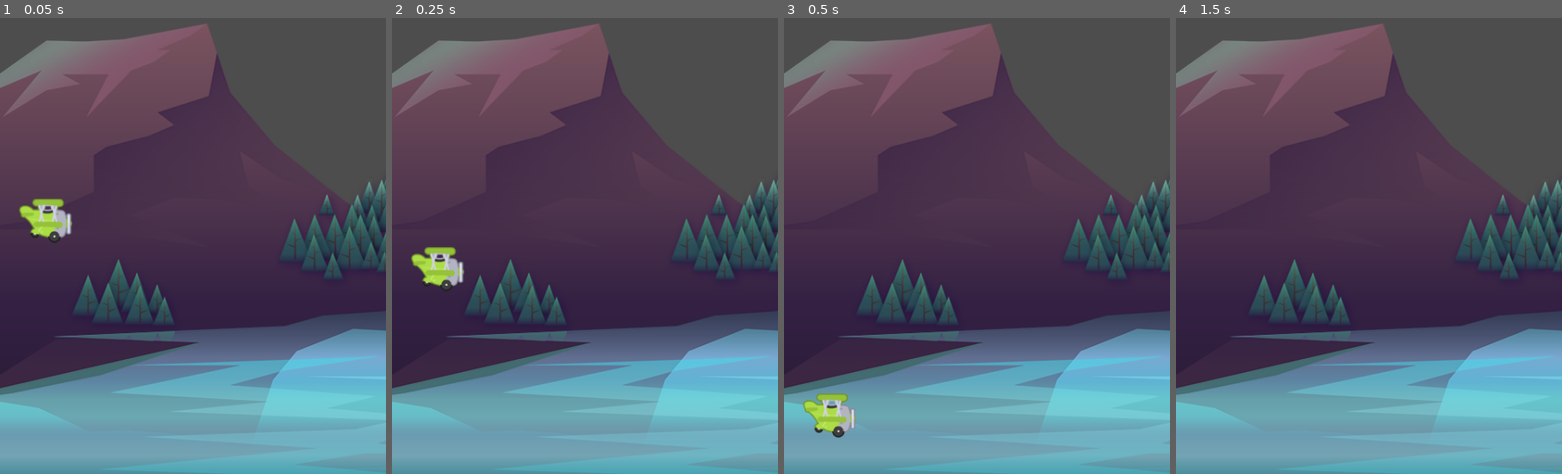
Above: before the commit, frames 1-4 (left to right).
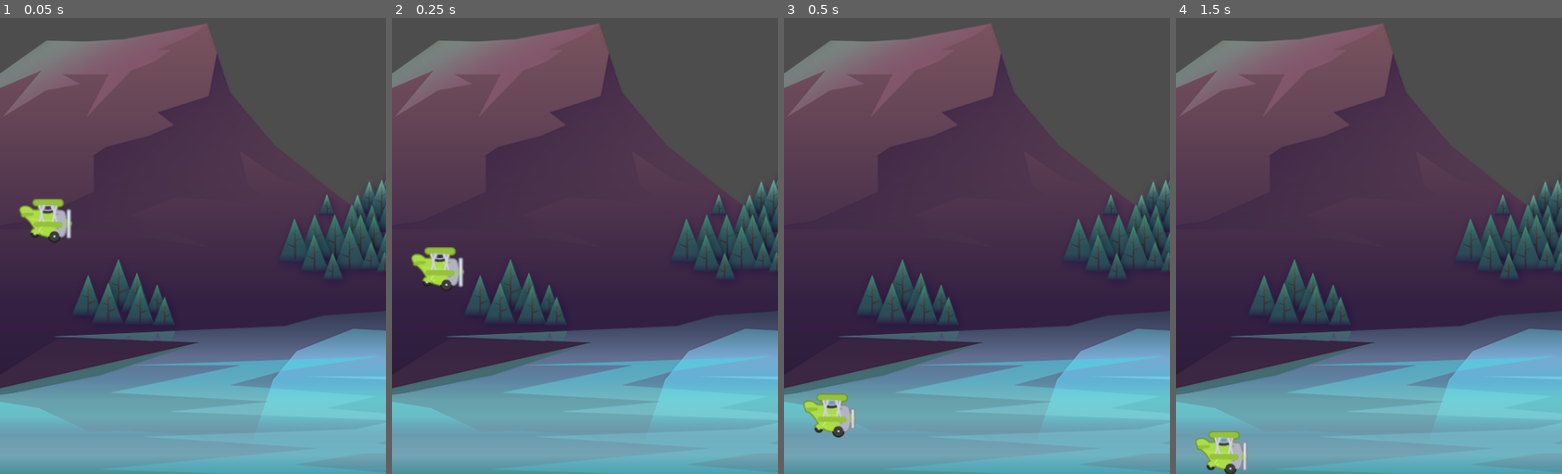
Above: after the commit, the same moments.

Repository: dweckerly/Tappy
Game: Godot game, scene res://game/game.tscn
Same seed, same stepped clock (60 frames per second), same inputs: the game is played once before the commit and once after it.
Inputs:
- Up to frame 1 (0.05 s): no input
- Up to frame 2 (0.25 s): no input
- Up to frame 3 (0.5 s): no input
- Up to frame 4 (1.5 s): tap Space (fly) at 0.6, 1.35 s; tap Enter at 1.25 s

The runs differ from the first frame. In frame 1, less than 0.1% of the frame differs, in the area x 17-19%, y 41-49%; in frame 2, less than 0.1%; in frame 3, nothing differs; in frame 4, 0.9%, in the area x 4-19%, y 90-100%.

Commit message:
pipes with lasers scene

Diff:
--- a/game/game.tscn
+++ b/game/game.tscn
@@ -1,7 +1,10 @@
-[gd_scene load_steps=3 format=3 uid="uid://byv4sthe0r5lj"]
+[gd_scene load_steps=4 format=3 uid="uid://byv4sthe0r5lj"]
 
 [ext_resource type="Texture2D" uid="uid://bhwhdug2b4urc" path="res://assets/background/rocks_2.png" id="1_nr8l5"]
 [ext_resource type="PackedScene" uid="uid://b4budkofojoc" path="res://plane_cb/plane_cb.tscn" id="2_ebdkr"]
+
+[sub_resource type="RectangleShape2D" id="RectangleShape2D_ym0qs"]
+size = Vector2(498, 20)
 
 [node name="Game" type="Node2D"]
 
@@ -11,3 +14,10 @@
 
 [node name="PlaneCB" parent="." instance=ExtResource("2_ebdkr")]
 position = Vector2(57, 536)
+
+[node name="Ground" type="StaticBody2D" parent="."]
+position = Vector2(0, 866)
+
+[node name="CollisionShape2D" type="CollisionShape2D" parent="Ground"]
+position = Vector2(239, 0)
+shape = SubResource("RectangleShape2D_ym0qs")
--- /dev/null
+++ b/laser/laser.tscn
@@ -0,0 +1,16 @@
+[gd_scene load_steps=3 format=3 uid="uid://s20uq2t18b8c"]
+
+[ext_resource type="Texture2D" uid="uid://uad4doyq8ust" path="res://assets/pipes/laser2.png" id="1_q0ssr"]
+
+[sub_resource type="RectangleShape2D" id="RectangleShape2D_to043"]
+size = Vector2(8, 193)
+
+[node name="Laser" type="Area2D"]
+
+[node name="Sprite2D" type="Sprite2D" parent="."]
+scale = Vector2(1, 8)
+texture = ExtResource("1_q0ssr")
+
+[node name="CollisionShape2D" type="CollisionShape2D" parent="."]
+position = Vector2(42, 0)
+shape = SubResource("RectangleShape2D_to043")
--- /dev/null
+++ b/pipe/pipe.tscn
@@ -0,0 +1,17 @@
+[gd_scene load_steps=3 format=3 uid="uid://b6eolh3y28f2g"]
+
+[ext_resource type="Texture2D" uid="uid://bo4mbkjhooksj" path="res://assets/pipes/pipe.png" id="1_mjiua"]
+
+[sub_resource type="RectangleShape2D" id="RectangleShape2D_xyci7"]
+size = Vector2(71, 599)
+
+[node name="Pipe" type="Area2D"]
+
+[node name="Sprite2D" type="Sprite2D" parent="."]
+texture = ExtResource("1_mjiua")
+centered = false
+offset = Vector2(-35, 0)
+
+[node name="CollisionShape2D" type="CollisionShape2D" parent="."]
+position = Vector2(-0.5, 330.5)
+shape = SubResource("RectangleShape2D_xyci7")
--- /dev/null
+++ b/pipes/pipes.tscn
@@ -0,0 +1,15 @@
+[gd_scene load_steps=3 format=3 uid="uid://dlqoo8srl32l3"]
+
+[ext_resource type="PackedScene" uid="uid://s20uq2t18b8c" path="res://laser/laser.tscn" id="1_wa406"]
+[ext_resource type="PackedScene" uid="uid://b6eolh3y28f2g" path="res://pipe/pipe.tscn" id="2_t6q3k"]
+
+[node name="Pipes" type="Node2D"]
+
+[node name="Laser" parent="." instance=ExtResource("1_wa406")]
+
+[node name="Upper" parent="." instance=ExtResource("2_t6q3k")]
+position = Vector2(0, -80)
+rotation = 3.14159
+
+[node name="Lower" parent="." instance=ExtResource("2_t6q3k")]
+position = Vector2(0, 80)
--- a/plane_cb/plane_cb.gd
+++ b/plane_cb/plane_cb.gd
@@ -1,14 +1,26 @@
 extends CharacterBody2D
+
+@onready var animation_player = $AnimationPlayer
+@onready var animated_sprite = $AnimatedSprite2D
 
 const GRAVITY: float = 1900.0
 const POWER: float = -400.0
 
-# Called when the node enters the scene tree for the first time.
 func _ready():
 	pass # Replace with function body.
 
 func _physics_process(delta):
 	velocity.y += GRAVITY * delta
+	fly()
+	move_and_slide()
+	if is_on_floor():
+		die()
+
+func fly() -> void:
 	if Input.is_action_just_pressed("fly"):
 		velocity.y = POWER
-	move_and_slide()
+		animation_player.play("fly")
+
+func die() -> void:
+	animated_sprite.stop()
+	set_physics_process(false)
--- a/plane_cb/plane_cb.tscn
+++ b/plane_cb/plane_cb.tscn
@@ -35,6 +35,27 @@
 [sub_resource type="CircleShape2D" id="CircleShape2D_52a6h"]
 radius = 28.0
 
+[sub_resource type="Animation" id="Animation_s4q1g"]
+resource_name = "fly"
+length = 0.3
+tracks/0/type = "value"
+tracks/0/imported = false
+tracks/0/enabled = true
+tracks/0/path = NodePath("AnimatedSprite2D:rotation")
+tracks/0/interp = 1
+tracks/0/loop_wrap = true
+tracks/0/keys = {
+"times": PackedFloat32Array(0, 0.1, 0.3),
+"transitions": PackedFloat32Array(1, 1, 1),
+"update": 0,
+"values": [0.0, -0.349066, 0.0]
+}
+
+[sub_resource type="AnimationLibrary" id="AnimationLibrary_3h7k6"]
+_data = {
+"fly": SubResource("Animation_s4q1g")
+}
+
 [node name="PlaneCB" type="CharacterBody2D"]
 script = ExtResource("1_n2pmb")
 
@@ -43,7 +64,12 @@
 sprite_frames = SubResource("SpriteFrames_a75lh")
 animation = &"fly"
 autoplay = "fly"
-frame_progress = 0.484381
+frame_progress = 0.158759
 
 [node name="CollisionShape2D" type="CollisionShape2D" parent="."]
 shape = SubResource("CircleShape2D_52a6h")
+
+[node name="AnimationPlayer" type="AnimationPlayer" parent="."]
+libraries = {
+"": SubResource("AnimationLibrary_3h7k6")
+}
Not shown: 1 places in plane_cb/plane_cb.tscn that only renumber resources
